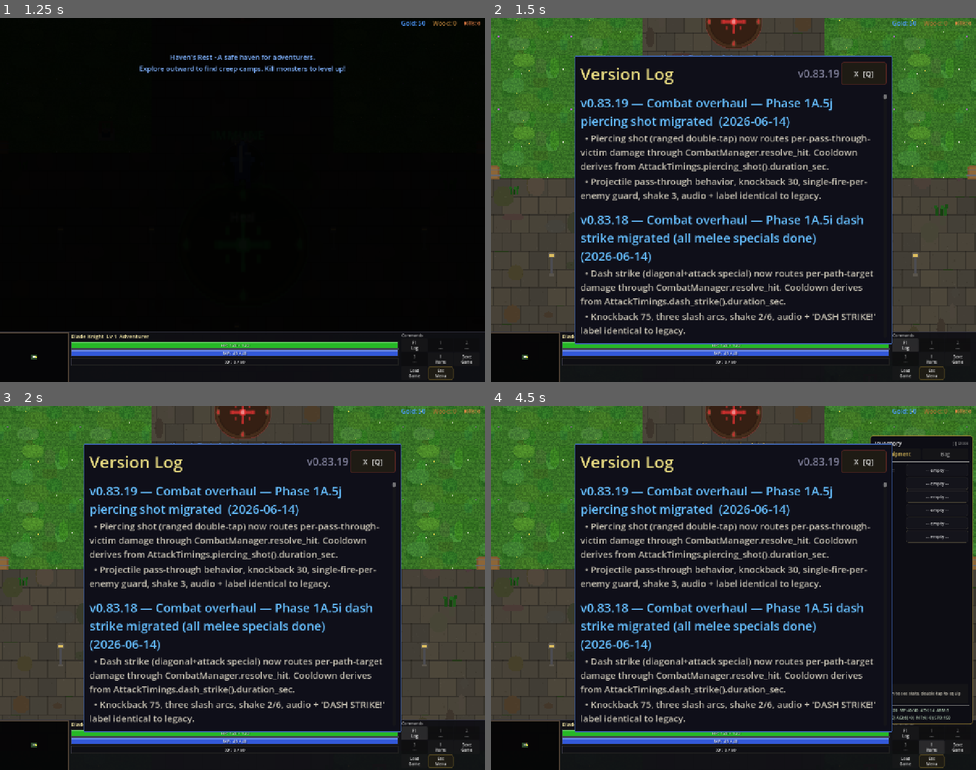
Above: before the commit, frames 1-4 (two rows, left to right).
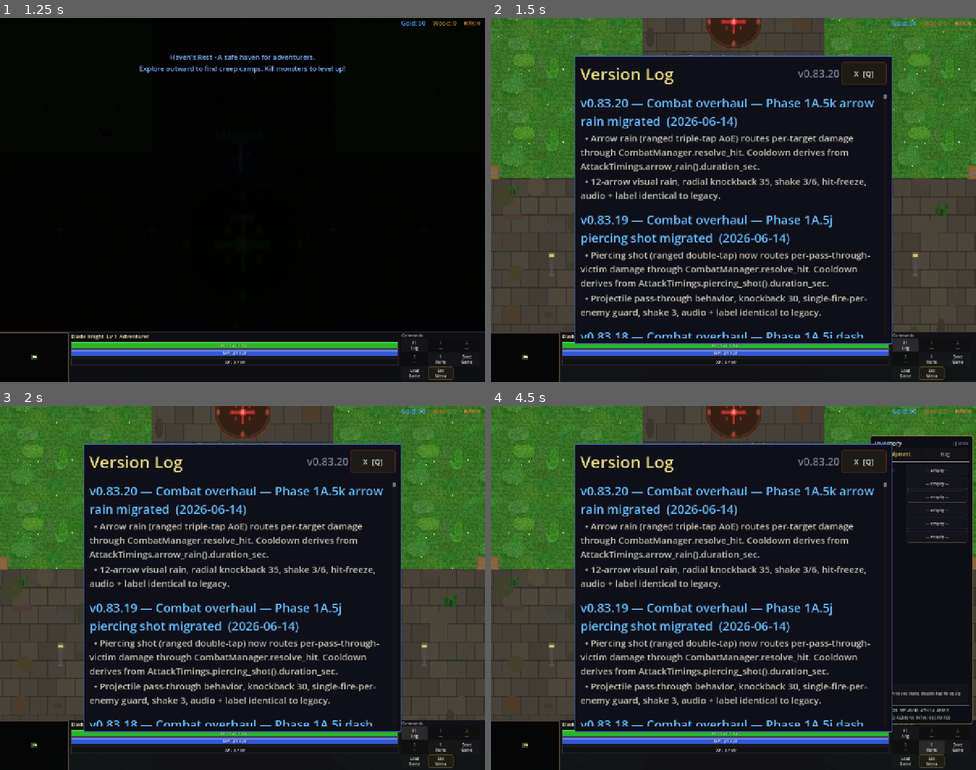
Above: after the commit, the same moments.

Repository: slxny/legends-open-rpg
Game: Godot game, scene res://scenes/main.tscn
Same seed, same stepped clock (60 frames per second), same inputs: the game is played once before the commit and once after it.
Inputs (mouse positions are in pixels of both pictures, inside the frame that each line leads up to):
- Up to frame 1 (1.25 s): tap Enter at 0.5 s; move the mouse to (218, 272) at 0.52 s; hold W (move_up) from 0.53 s (still down); hold Space (attack) from 0.53 s (still down); click (218, 272) at 0.67 s
- Up to frame 2 (1.5 s): release W (move_up) at 1.25 s; release Space (attack) at 1.25 s; click "F1 Log" at 1.25 s
- Up to frame 3 (2 s): no input
- Up to frame 4 (4.5 s): click "1 ---" at 2 s; click "2 ---" at 2.75 s; click "3 ---" at 3.5 s; click "I Items" at 4.25 s

Frame 1 is identical in both runs. In frame 2, 10% of the frame differs, in the area x 18-80%, y 14-88%; in frame 3, 10%; in frame 4, 10%.

Commit message:
v0.83.20: Combat overhaul — Phase 1A.5k arrow rain migrated
Per-target damage routes through CombatManager.resolve_hit. Cooldown
derives from AttackTimings.arrow_rain().duration_sec.

12-arrow rain, radial knockback 35, shake 3/6, hit-freeze, audio +
label identical to legacy.

Headless: smoke 51/51 PASS, parse clean.

Co-Authored-By: Claude Opus 4.7 (1M context) <noreply@anthropic.com>

Diff:
--- a/scenes/player/player.gd
+++ b/scenes/player/player.gd
@@ -1879,8 +1879,10 @@
 
 func _execute_arrow_rain(attack_dir: Vector2) -> void:
 	# Triple-tap: Rain of arrows centered on the hero. 1.0x damage, AoE.
+	# Phase 1A.5k.
 	_is_attack_animating = true
-	_attack_cooldown = 0.9 / stats.attack_speed
+	var ar_timing = AttackTimingsCls.arrow_rain()
+	_attack_cooldown = ar_timing.duration_sec / max(0.1, stats.attack_speed)
 	var dir = attack_dir
 	var base_pos = sprite.position
 	var dmg_mult := 1.0
@@ -1942,10 +1944,16 @@
 			var did_hit := false
 			for hit_target in rain_targets:
 				if is_instance_valid(hit_target) and not hit_target.get("_is_dead"):
-					var result = CombatManager.calculate_damage(stats.get_stats_dict(), hit_target.get_stats_dict(), dmg_mult)
-					hit_target.take_damage(result["damage"], result["is_crit"])
-					var kb_dir = (hit_target.global_position - rain_center).normalized()
-					hit_target.apply_knockback(kb_dir, 35.0)
+					var event = HitEventCls.new()
+					event.attacker = self
+					event.victim = hit_target
+					event.direction = (hit_target.global_position - rain_center).normalized()
+					event.attack_id = &"arrow_rain"
+					event.ability_multiplier = dmg_mult
+					CombatManager.resolve_hit(event, stats.get_stats_dict(), hit_target.get_stats_dict(), true)
+					if is_instance_valid(hit_target):
+						var kb_dir = (hit_target.global_position - rain_center).normalized()
+						hit_target.apply_knockback(kb_dir, 35.0)
 					did_hit = true
 			if did_hit:
 				_do_screen_shake(6.0)
--- a/scenes/ui/changelog_dialog.gd
+++ b/scenes/ui/changelog_dialog.gd
@@ -9,9 +9,18 @@
 var _is_visible: bool = false
 var _is_mobile: bool = false
 
-const GAME_VERSION := "v0.83.19"
+const GAME_VERSION := "v0.83.20"
 
 const CHANGELOG: Array[Dictionary] = [
+	{
+		"version": "v0.83.20",
+		"title": "Combat overhaul — Phase 1A.5k arrow rain migrated",
+		"date": "2026-06-14",
+		"entries": [
+			"Arrow rain (ranged triple-tap AoE) routes per-target damage through CombatManager.resolve_hit. Cooldown derives from AttackTimings.arrow_rain().duration_sec.",
+			"12-arrow visual rain, radial knockback 35, shake 3/6, hit-freeze, audio + label identical to legacy.",
+		]
+	},
 	{
 		"version": "v0.83.19",
 		"title": "Combat overhaul — Phase 1A.5j piercing shot migrated",
